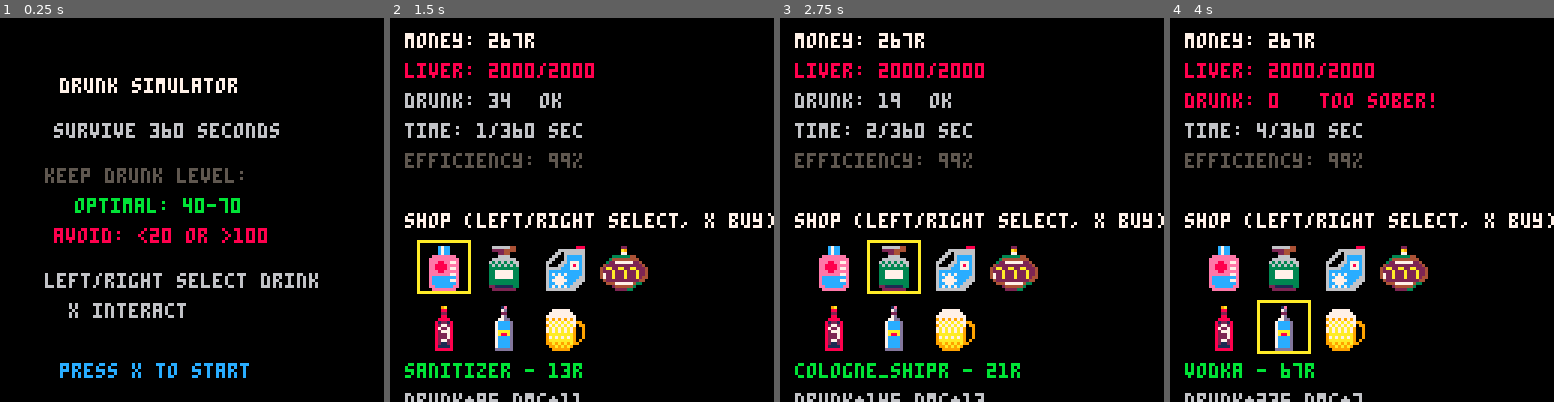
Above: before the commit, frames 1-4 (left to right).
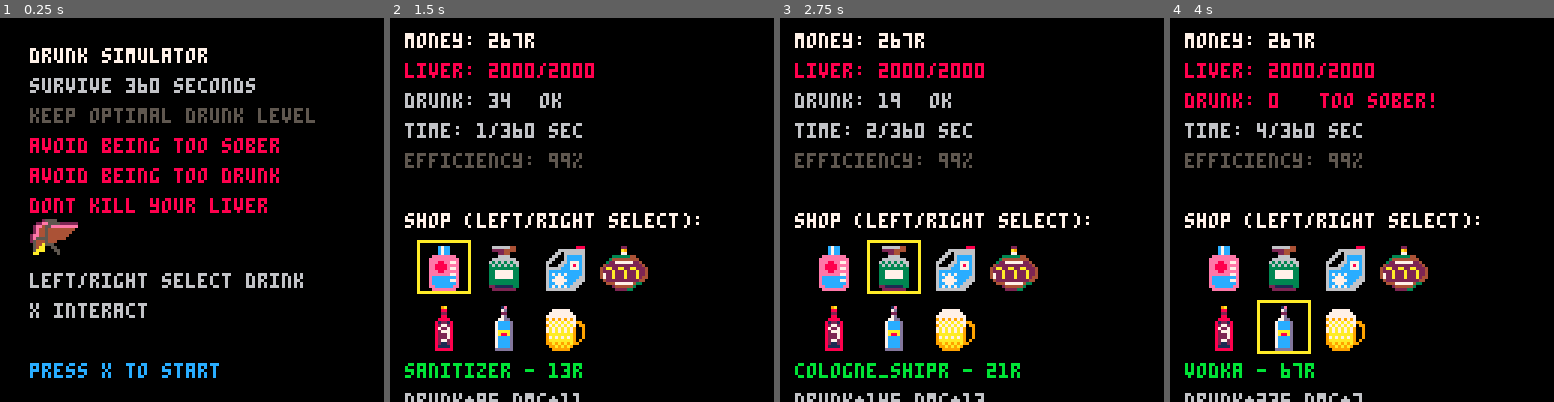
Above: after the commit, the same moments.

Repository: fritzlolpro/picopico
Game: PICO-8 cartridge carts/drunk.p8
The game is run twice, just before and just after one commit, with the same random seed, the same clock (stepped at 60 frames per second) and the same inputs.
Inputs:
- Up to frame 1 (0.25 s): no input
- Up to frame 2 (1.5 s): tap O (Z key) at 0.7 s
- Up to frame 3 (2.75 s): hold Right 1.6-2.1 s; tap O (Z key) at 1.7, 2.1, 2.5 s; hold Up 2.15-2.42 s; hold Right from 2.47 s (still down)
- Up to frame 4 (4 s): tap O (Z key) at 2.9, 3.3, 3.7 s; release Right at 3.03 s; hold Left 3.08-3.58 s; hold Down 3.63-3.97 s

The runs differ from the first frame. In frame 1, 13% of the frame differs, in the area x 7-83%, y 7-94%; in frame 2, 0.3%; in frame 3, 0.3%; in frame 4, 0.3%.

Commit message:
refactor menu display and add liver sprite in drunk simulator

Diff:
--- a/carts/drunk.p8
+++ b/carts/drunk.p8
@@ -585,17 +585,26 @@
 end
 
 function draw_menu()
-  print("drunk simulator", 20, 20, 7)
-  print("survive 360 seconds", 18, 35, 6)
-  print("", 0, 45, 6)
-  print("keep drunk level:", 15, 50, 5)
-  print("optimal: 40-70", 25, 60, 11)
-  print("avoid: <20 or >100", 18, 70, 8)
-  print("", 0, 80, 6)
-  print("left/right select drink", 15, 85, 6)
-  print("x interact", 23, 95, 6)
-  print("", 0, 105, 6)
-  print("press x to start", 20, 115, 12)
+  print("drunk simulator", 10, 10, 7)
+  print("survive 360 seconds", 10, 20, 6)
+  print("keep optimal drunk level", 10, 30, 5)
+  print("avoid being too sober", 10, 40, 8)
+  print("avoid being too drunk", 10, 50, 8)
+  print("dont kill your liver", 10, 60, 8)
+
+  -- draw liver
+  local liver_x_pixel = 32
+  local liver_y_pixel = 8
+
+  -- Convert pixel coordinates to sprite ID (PICO-8 uses 8x8 tiles)
+  local sprite_id = (liver_x_pixel / 8) + (liver_y_pixel / 8) * 16
+
+  -- Draw the 16x16 drink sprite (2x2 tiles)
+  spr(sprite_id, 10, 65, 2, 2)
+
+  print("left/right select drink", 10, 85, 6)
+  print("x interact", 10, 95, 6)
+  print("press x to start", 10, 115, 12)
 end
 
 function draw_game()
@@ -623,7 +632,7 @@
   print("efficiency: "..total_effectiveness.."%", 5, 45, 5)
 
   -- Drink shop with sprites (moved up 20px)
-  print("shop (left/right select, x buy):", 5, 65, 7)
+  print("shop (left/right select):", 5, 65, 7)
 
   -- Draw drink sprites in 4x3 grid
   for i = 1, #drinks do
Not shown, changed: drunk_stuff/art/all_ui.aseprite
